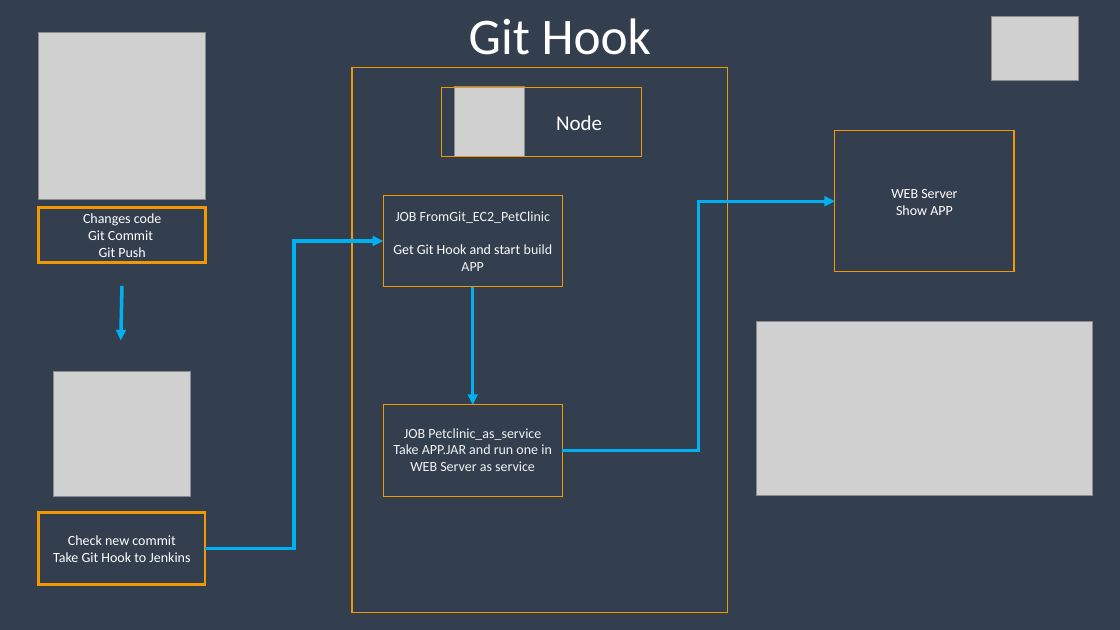
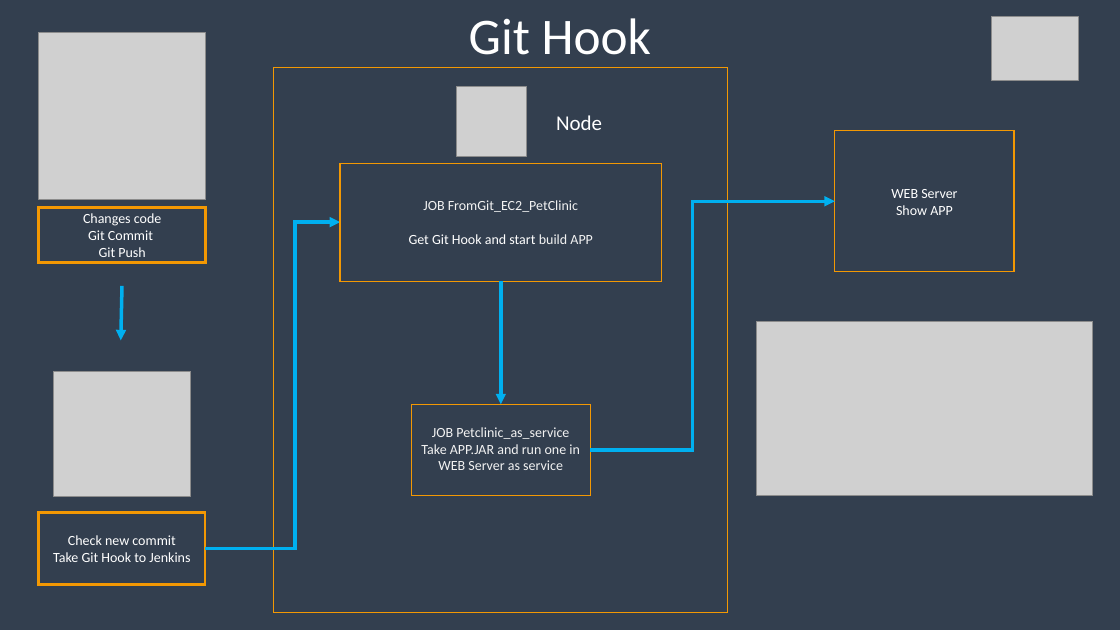
Before and after one commit to Gnoblinys/DevOps_online_Kyiv_2021Q4, a slide deck: slide 6 of m1/final_project/FinalProject.pptx. Drawn at 1120x630 pixels with LibreOffice and Linux fonts; fonts in the diff are those of the drawing; grey boxes stand for pictures. Boxes give left, top, right and bottom in pixels: in the first picture for what was removed or moved away, otherwise in the second. Text is boxed around its words. In the diff, an @@ line names an element or a change of style, - is before the commit and + after.

```diff
--- a/m1/final_project/FinalProject.pptx
+++ b/m1/final_project/FinalProject.pptx
@@ rectangle: place and size @@
-rectangle at box(352, 67, 728, 613)
+rectangle at box(274, 67, 728, 613)
@@ text "Node": place and size @@
-text "Node" at box(441, 87, 641, 156)
+text "Node" at box(556, 115, 602, 130)
@@ text "Node" at box(556, 115, 602, 130): outline #F39803 1 pt to none @@
@@ rectangle "JOB FromGit_EC2_PetClinic Get Git Hook ...": place and size @@
-rectangle "JOB FromGit_EC2_PetClinic Get Git Hook ..." at box(383, 195, 562, 287)
+rectangle "JOB FromGit_EC2_PetClinic Get Git Hook ..." at box(340, 163, 662, 281)
@@ elbow arrow moved from (562, 451) - (835, 202) to (591, 450) - (835, 202) @@
@@ elbow arrow moved from (205, 549) - (383, 241) to (205, 549) - (340, 222) @@
@@ arrow moved from (473, 287) - (473, 405) to (501, 281) - (501, 404) @@
@@ rectangle "JOB Petclinic_as_service Take APP.JAR and ...": place and size @@
-rectangle "JOB Petclinic_as_service Take APP.JAR and ..." at box(383, 405, 562, 497)
+rectangle "JOB Petclinic_as_service Take APP.JAR and ..." at box(412, 404, 591, 496)
```
Also in this commit, not shown: 4 other slides changed, 1 slide added, 1 slide removed, 1 other file.
